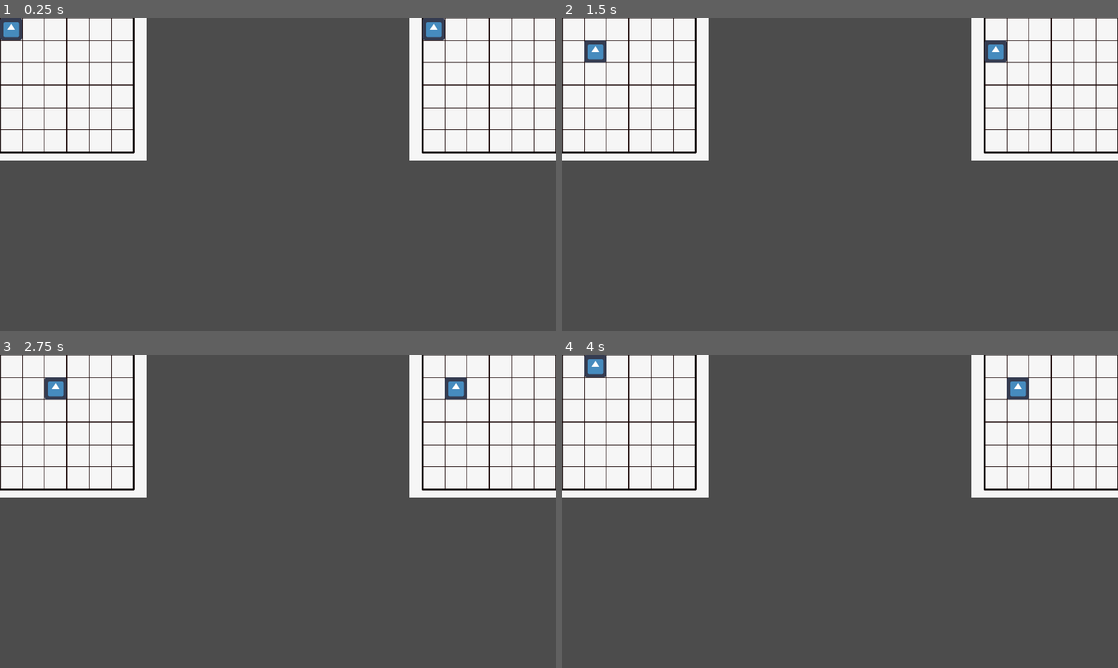
Above: before the commit, frames 1-4 (two rows, left to right).
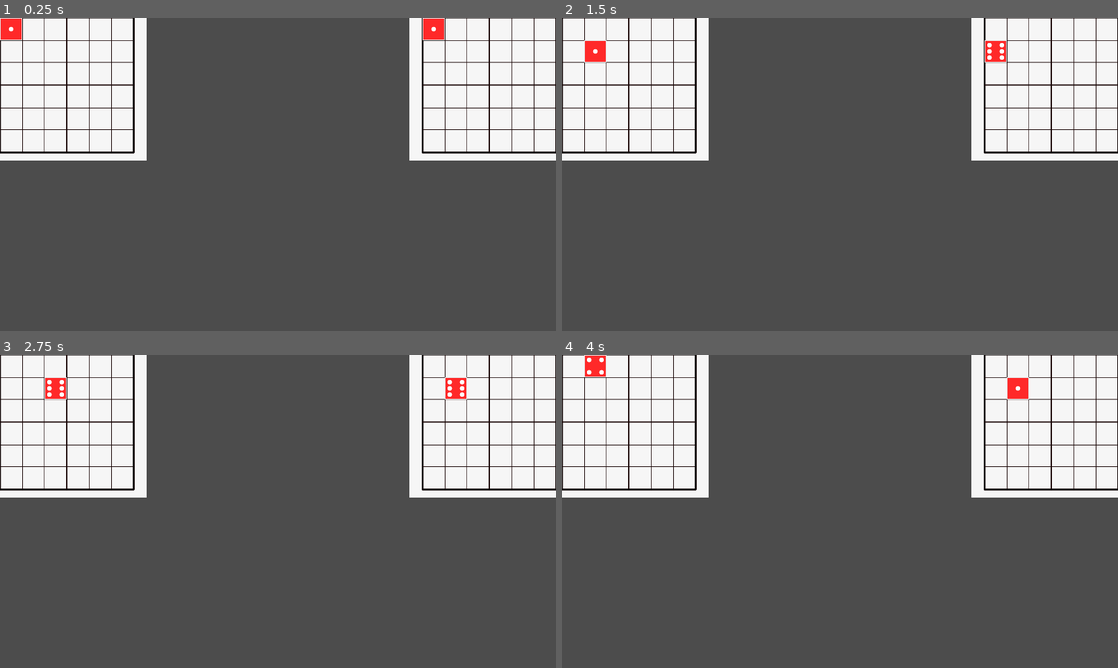
Above: after the commit, the same moments.

Repository: JayAiJoe/GMTK2022-NavyDice
Game: Godot game, scene res://src/Board/MainGame.tscn
Same seed, same stepped clock (60 frames per second), same inputs: the game is played once before the commit and once after it. The engine's default icon, where the game draws it, is replaced by a stand-in: a white triangle on a blue panel in a dark square.
Inputs:
- Up to frame 1 (0.25 s): no input
- Up to frame 2 (1.5 s): tap Enter at 0.5 s; hold D (P1_right) 0.53-1.28 s; hold Down (P2_down) 0.53-1.28 s; tap Space at 1.25 s; hold S (P1_down) from 1.28 s (still down); tap Left (P2_left) at 1.35 s
- Up to frame 3 (2.75 s): tap Enter at 2 s; release S (P1_down) at 2.03 s; hold D (P1_right) from 2.03 s (still down); hold Right (P2_right) from 2.03 s (still down)
- Up to frame 4 (4 s): tap Space at 2.75 s; release D (P1_right) at 2.78 s; release Right (P2_right) at 2.78 s; hold W (P1_up) 2.78-3.53 s; tap Up (P2_up) at 2.85 s; tap Enter at 3.5 s; hold A (P1_left) from 3.53 s (still down); hold Down (P2_down) from 3.53 s (still down)

The runs differ from the first frame. In frame 1, 0.6% of the frame differs, in the area x 0-80%, y 0-8%; in frame 2, 0.6%; in frame 3, 0.6%, in the area x 8-84%, y 7-15%; in frame 4, 0.6%.

Commit message:
random dice face

Diff:
--- a/src/Player/ControlDice.gd
+++ b/src/Player/ControlDice.gd
@@ -3,7 +3,12 @@
 class_name ControlDice
 
 
-func roll(direction : int):
+func roll(direction : int) -> void:
 	$MoveTween.interpolate_property(self, "global_position", global_position, global_position + POS.directions[direction] * POS.tile_size, 0.12, Tween.TRANS_LINEAR, Tween.EASE_OUT)
 	$MoveTween.start()
 	yield($MoveTween,"tween_completed")
+	$Faces.frame = get_face_up() - 1
+
+
+func get_face_up() -> int :
+	return randi() % 6 + 1
--- a/src/Player/ControlDice.tscn
+++ b/src/Player/ControlDice.tscn
@@ -1,13 +1,53 @@
-[gd_scene load_steps=3 format=2]
+[gd_scene load_steps=10 format=2]
 
-[ext_resource path="res://icon.png" type="Texture" id=1]
 [ext_resource path="res://src/Player/ControlDice.gd" type="Script" id=2]
+[ext_resource path="res://assets/dice_faces.png" type="Texture" id=3]
+
+[sub_resource type="AtlasTexture" id=2]
+flags = 4
+atlas = ExtResource( 3 )
+region = Rect2( 0, 0, 128, 128 )
+
+[sub_resource type="AtlasTexture" id=3]
+flags = 4
+atlas = ExtResource( 3 )
+region = Rect2( 128, 0, 128, 128 )
+
+[sub_resource type="AtlasTexture" id=4]
+flags = 4
+atlas = ExtResource( 3 )
+region = Rect2( 256, 0, 128, 128 )
+
+[sub_resource type="AtlasTexture" id=5]
+flags = 4
+atlas = ExtResource( 3 )
+region = Rect2( 384, 0, 128, 128 )
+
+[sub_resource type="AtlasTexture" id=6]
+flags = 4
+atlas = ExtResource( 3 )
+region = Rect2( 512, 0, 128, 128 )
+
+[sub_resource type="AtlasTexture" id=7]
+flags = 4
+atlas = ExtResource( 3 )
+region = Rect2( 640, 0, 128, 128 )
+
+[sub_resource type="SpriteFrames" id=1]
+animations = [ {
+"frames": [ SubResource( 2 ), SubResource( 3 ), SubResource( 4 ), SubResource( 5 ), SubResource( 6 ), SubResource( 7 ) ],
+"loop": true,
+"name": "faces",
+"speed": 5.0
+} ]
 
 [node name="ControlDice" type="Node2D"]
 script = ExtResource( 2 )
 
-[node name="Icon" type="Sprite" parent="."]
-texture = ExtResource( 1 )
+[node name="MoveTween" type="Tween" parent="."]
+
+[node name="Faces" type="AnimatedSprite" parent="."]
+scale = Vector2( 0.5, 0.5 )
+frames = SubResource( 1 )
+animation = "faces"
 centered = false
-
-[node name="MoveTween" type="Tween" parent="."]
Binary file added: assets/dice_faces.png
Not shown, added: assets/dice_faces.png.import
